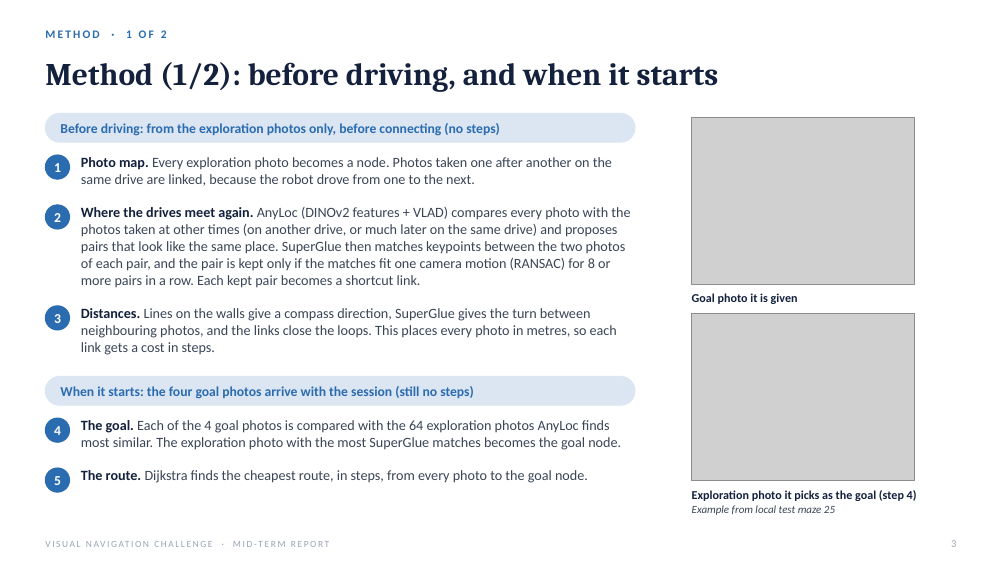
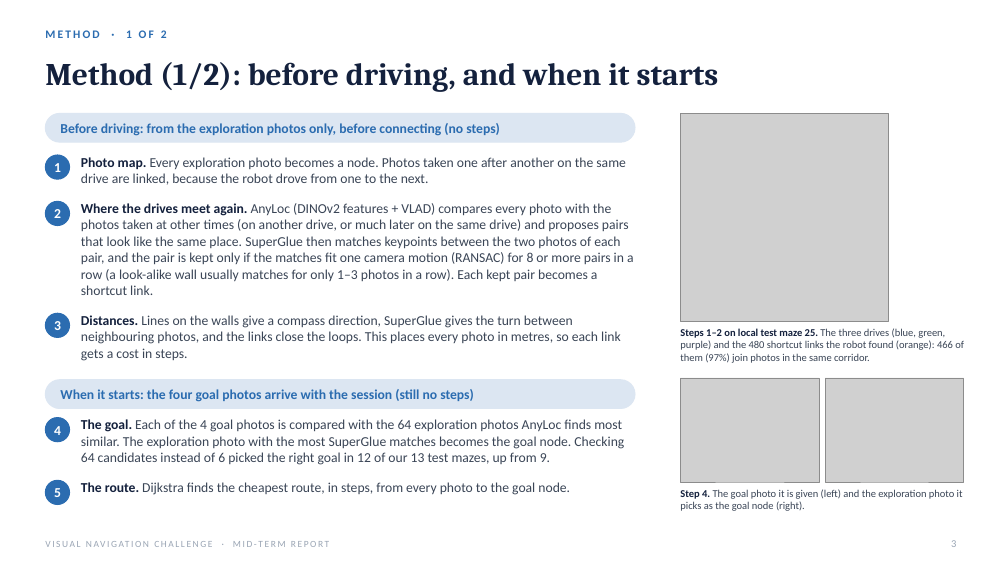
Before and after one commit to kartikparameshwaran/vis_nav_player_work, a slide deck: slide 3 of runs/Midterm_Report.pptx. Drawn at 1008x567 pixels with LibreOffice and Linux fonts; fonts in the diff are those of the drawing; grey boxes stand for pictures. Boxes give left, top, right and bottom in pixels: in the first picture for what was removed or moved away, otherwise in the second. Text is boxed around its words. In the diff, an @@ line names an element or a change of style, - is before the commit and + after.

```diff
--- a/runs/Midterm_Report.pptx
+++ b/runs/Midterm_Report.pptx
@@ picture: place and size @@
-picture at <box>692,117,915,284</box>
+picture at <box>681,113,889,321</box>
@@ text "2": place and size @@
-text "2" at <box>54,213,61,222</box>
+text "2" at <box>54,209,61,218</box>
@@ ellipse: place and size @@
-ellipse at <box>45,205,70,229</box>
+ellipse at <box>45,201,70,225</box>
@@ text at <box>81,203,634,295</box>: text changed; size 13.5 to 13 pt @@
-Where the drives meet again. AnyLoc (DINOv2 features + VLAD) compares every photo with the photos taken at other times (on another drive, or much later on the same drive) and proposes pairs that look like the same place. SuperGlue then matches keypoints between the two photos of each pair, and the pair is kept only if the matches fit one camera motion (RANSAC) for 8 or more pairs in a row. Each kept pair becomes a shortcut link.
+Where the drives meet again. AnyLoc (DINOv2 features + VLAD) compares every photo with the photos taken at other times (on another drive, or much later on the same drive) and proposes pairs that look like the same place. SuperGlue then matches keypoints between the two photos of each pair, and the pair is kept only if the matches fit one camera motion (RANSAC) for 8 or more pairs in a row (a look-alike wall usually matches for only 1–3 photos in a row). Each kept pair becomes a shortcut link.
@@ 2 texts, 1 ellipse: place and size @@
-2 texts, 1 ellipse at <box>45,306,617,355</box>
+2 texts, 1 ellipse at <box>45,313,621,361</box>
@@ text "Steps 1–2 on local test ..." at <box>680,328,964,363</box>: vertical alignment middle to top @@
@@ text at <box>680,328,964,363</box>: text changed; size 11.5 to 10 pt; text colour #14213D to #3A4556; bold off @@
-Goal photo it is given
+Steps 1–2 on local test maze 25. The three drives (blue, green, purple) and the 480 shortcut links the robot found (orange): 466 of them (97%) join photos in the same corridor.
@@ picture added at <box>681,378,819,482</box> @@
@@ picture: place and size @@
-picture at <box>692,314,915,481</box>
+picture at <box>825,378,963,482</box>
@@ text at <box>81,419,624,465</box>: text changed; size 13.5 to 13 pt @@
-The goal. Each of the 4 goal photos is compared with the 64 exploration photos AnyLoc finds most similar. The exploration photo with the most SuperGlue matches becomes the goal node.
+The goal. Each of the 4 goal photos is compared with the 64 exploration photos AnyLoc finds most similar. The exploration photo with the most SuperGlue matches becomes the goal node. Checking 64 candidates instead of 6 picked the right goal in 12 of our 13 test mazes, up from 9.
@@ size 13.5 to 13 pt in 3 elements at <box>81,157,626,185</box>, <box>81,315,621,361</box>, <box>81,482,570,495</box> @@
@@ 2 texts, 1 ellipse: place and size @@
-2 texts, 1 ellipse at <box>45,468,588,492</box>
+2 texts, 1 ellipse at <box>45,480,570,504</box>
@@ text at <box>680,489,963,511</box>: text changed; size 10.5 to 10 pt; italic off @@
-Example from local test maze 25
+Step 4. The goal photo it is given (left) and the exploration photo it picks as the goal node (right).
@@ text "Step 4. The goal photo ..." at <box>680,489,963,511</box>: vertical alignment middle to top @@
@@ text removed at <box>692,490,917,501</box> @@
-Exploration photo it picks as the goal (step 4)
```
Also in this commit, not shown: 1 other slide changed.
